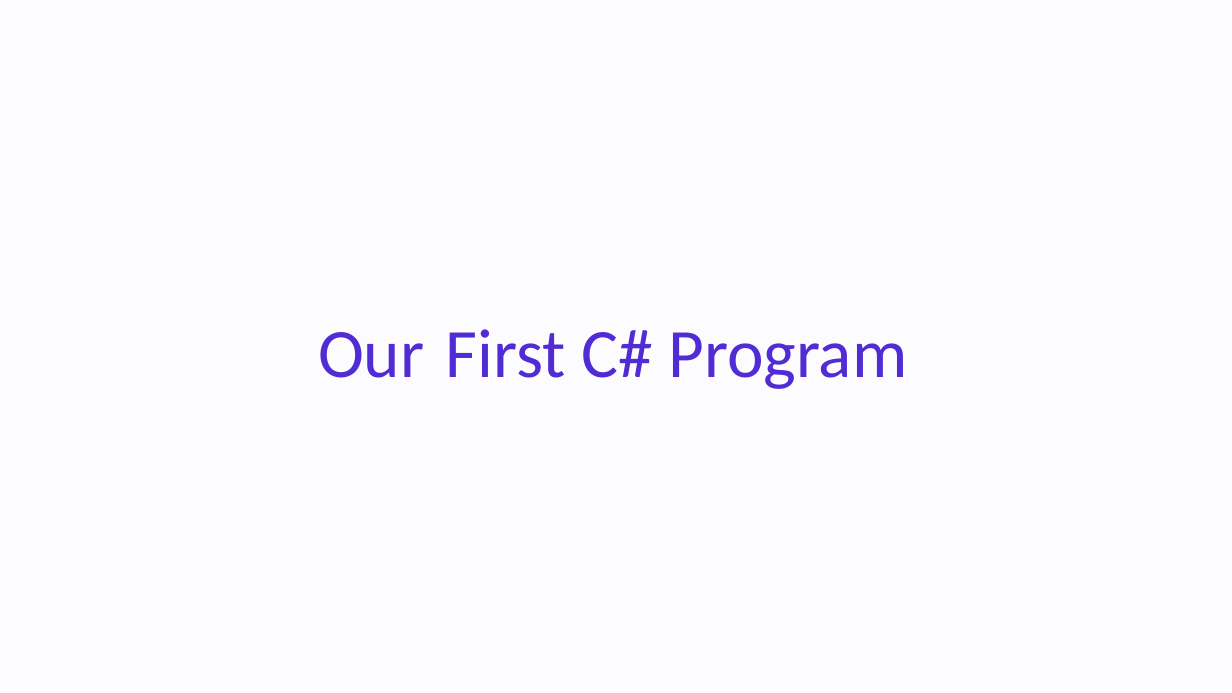
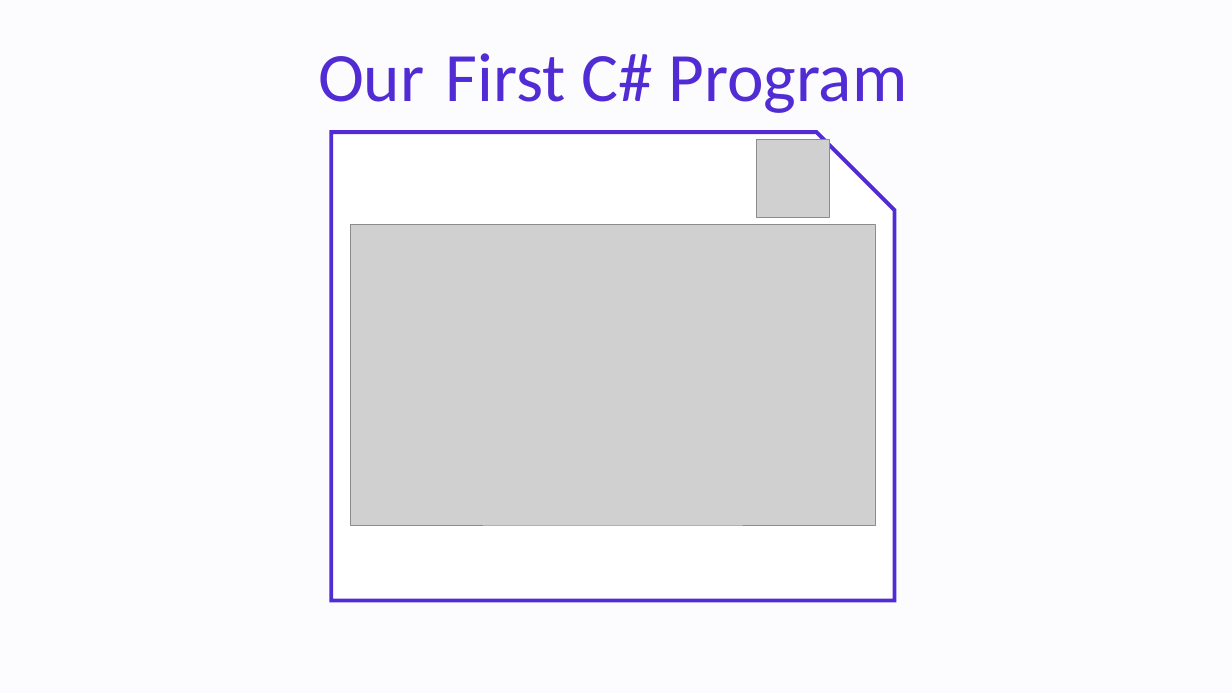
Before and after one commit to NaveenChittimalla/C-Sharp-Fundamentals, a slide deck: slide 6 of docs/C Sharp Programming Language - Fundaments.pptx (slide 10 before the commit). Drawn at 1232x693 pixels with LibreOffice and Linux fonts; fonts in the diff are those of the drawing; grey boxes stand for pictures. Boxes give left, top, right and bottom in pixels: in the first picture for what was removed or moved away, otherwise in the second. Text is boxed around its words. In the diff, an @@ line names an element or a change of style, - is before the commit and + after.

```diff
--- a/docs/C Sharp Programming Language - Fundaments.pptx
+++ b/docs/C Sharp Programming Language - Fundaments.pptx
@@ title "Our First C# Program" at (x1=318, y1=53, x2=907, y2=113): vertical alignment middle to top @@
@@ snip rect added at (x1=331, y1=132, x2=895, y2=601), fill #FFFFFF, outline #512BD4 3 pt @@
@@ picture added at (x1=757, y1=140, x2=830, y2=218) @@
@@ picture added at (x1=350, y1=225, x2=875, y2=525) @@
```
Also in this commit, not shown: 10 other slides changed, 4 slides added, 1 other file.
